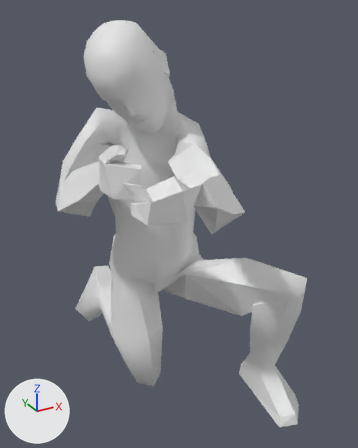
What one commit did to the FBX model media/anims_X/TTRP_HoldRifleKneel.fbx.
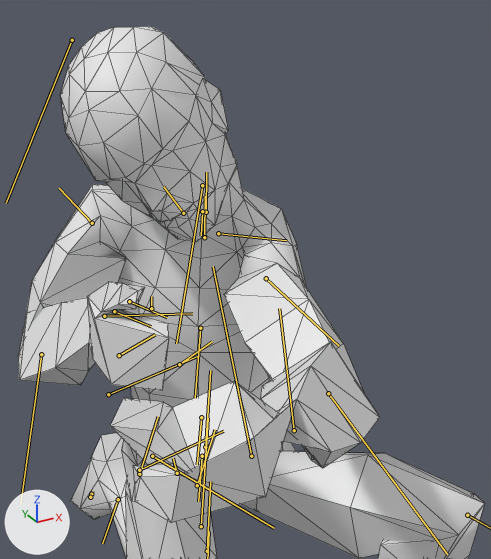
There are two pictures of each version: one whole from a 50 mm camera at (-0.418, -0.728, 0.699) aimed at (-0.018, 0.0, 0.335), one close up from a 50 mm camera at (-0.297, -0.508, 0.712) aimed at (0.004, 0.039, 0.438). Lighting does not change. The marker at lower left points along +X, +Y and +Z. Both versions are drawn at frame 21 of the action 'TTRP_HoldRifleKneel'; the numbers are the values there. The bones that bend it are drawn over the model as lines in the close-ups. The close-ups show mesh edges as thin lines.

Names of what the first close-up shows: 'Body_NoDress'.
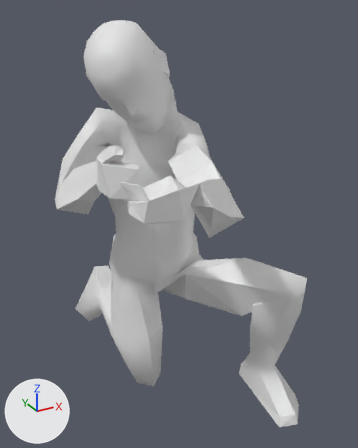
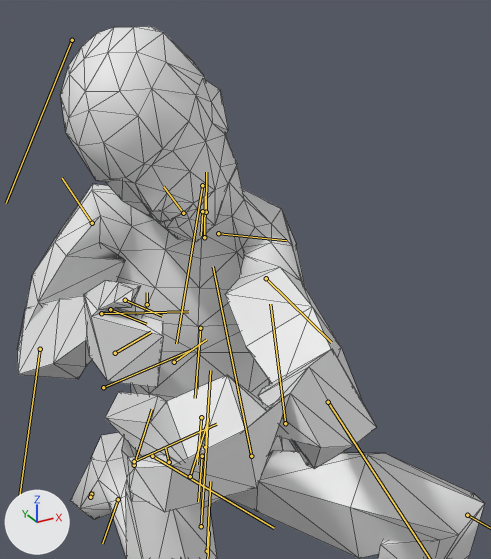
What differs and where, as boxes [x1, y1, x2, y2] in the close-ups (491 x 559 px):
'Body_NoDress', posed: before [18, 26, 485, 559]; after [17, 26, 485, 559]
bone 'Bip01_L_UpperArm', root to tip: before (266, 278) to (339, 346); after (266, 278) to (331, 342)
bone 'Bip01_L_Hand', root to tip: before (294, 430) to (279, 308); after (285, 423) to (270, 304)
bone 'Bip01_R_UpperArm', root to tip: before (92, 223) to (59, 188); after (92, 223) to (62, 178)
bone 'Bip01_R_Forearm', root to tip: before (41, 354) to (20, 504); after (40, 349) to (19, 496)

Edits to the bpy script that builds the scene:
```text
Change bone_bip01_l_upperarm:
    where bone_bip01_l_upperarm = bpy.data.objects['Bip01'].pose.bones['Bip01_L_UpperArm']  # child of 'Bip01_L_Clavicle'
    bone_bip01_l_upperarm.rotation_quaternion: (0.914, -0.378, 0.05, -0.136) -> (0.91, -0.39, 0.081, -0.113)  # degrees (-45, -1, -17) -> degrees (-47, 3, -16)
Change bone_bip01_l_forearm:
    where bone_bip01_l_forearm = bpy.data.objects['Bip01'].pose.bones['Bip01_L_Forearm']  # child of 'Bip01_L_UpperArm'
    bone_bip01_l_forearm.rotation_quaternion: (0.938, 0.0, 0.0, -0.348) -> (0.911, 0.0, 0.0, -0.412)  # degrees (0, 0, -41) -> degrees (0, 0, -49)
Change bone_bip01_l_hand:
    where bone_bip01_l_hand = bpy.data.objects['Bip01'].pose.bones['Bip01_L_Hand']  # child of 'Bip01_L_Forearm'
    bone_bip01_l_hand.rotation_quaternion: (-0.331, 0.809, 0.291, -0.389) -> (-0.332, 0.818, 0.313, -0.35)  # degrees (-122, 26, 54) -> degrees (-125, 21, 53)
Change bone_bip01_r_upperarm:
    where bone_bip01_r_upperarm = bpy.data.objects['Bip01'].pose.bones['Bip01_R_UpperArm']  # child of 'Bip01_R_Clavicle'
    bone_bip01_r_upperarm.rotation_quaternion: (0.864, 0.076, -0.462, -0.185) -> (0.87, 0.054, -0.466, -0.15)  # degrees (28, -50, -38) -> degrees (23, -53, -31)
Change bone_bip01_r_forearm:
    where bone_bip01_r_forearm = bpy.data.objects['Bip01'].pose.bones['Bip01_R_Forearm']  # child of 'Bip01_R_UpperArm'
    bone_bip01_r_forearm.rotation_quaternion: (-0.516, 0.0, 0.0, 0.857) -> (-0.489, 0.0, 0.0, 0.872)  # degrees (0, 0, -118) -> degrees (0, 0, -121)
```
